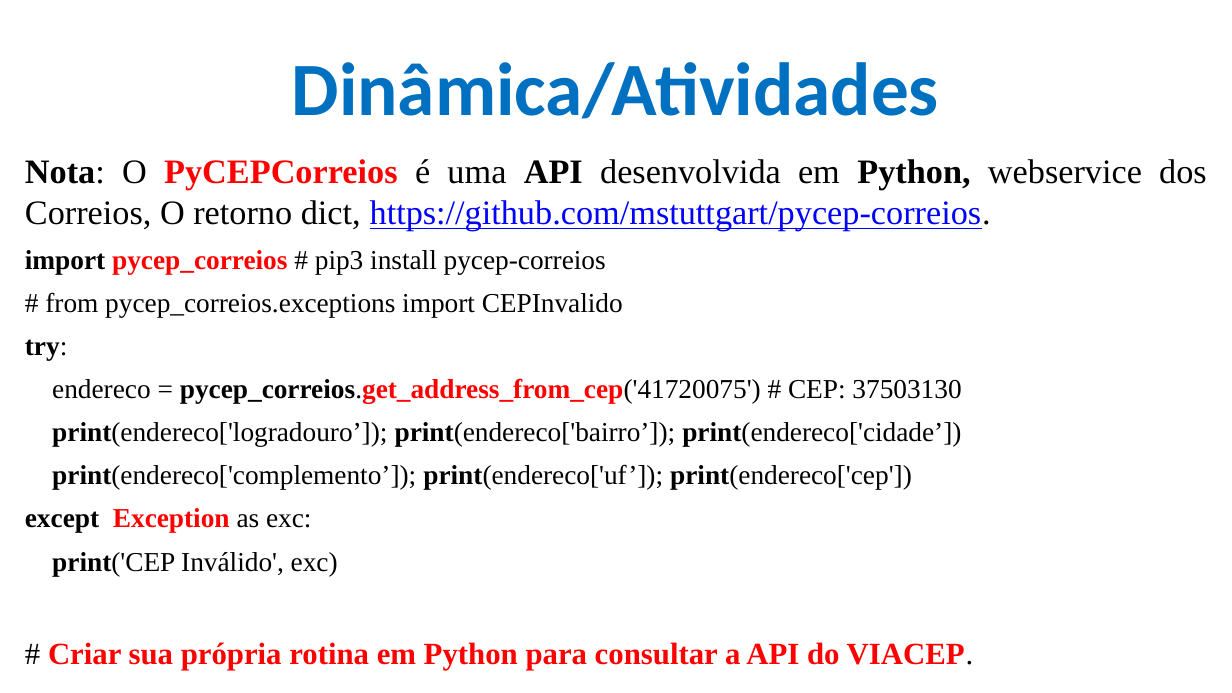
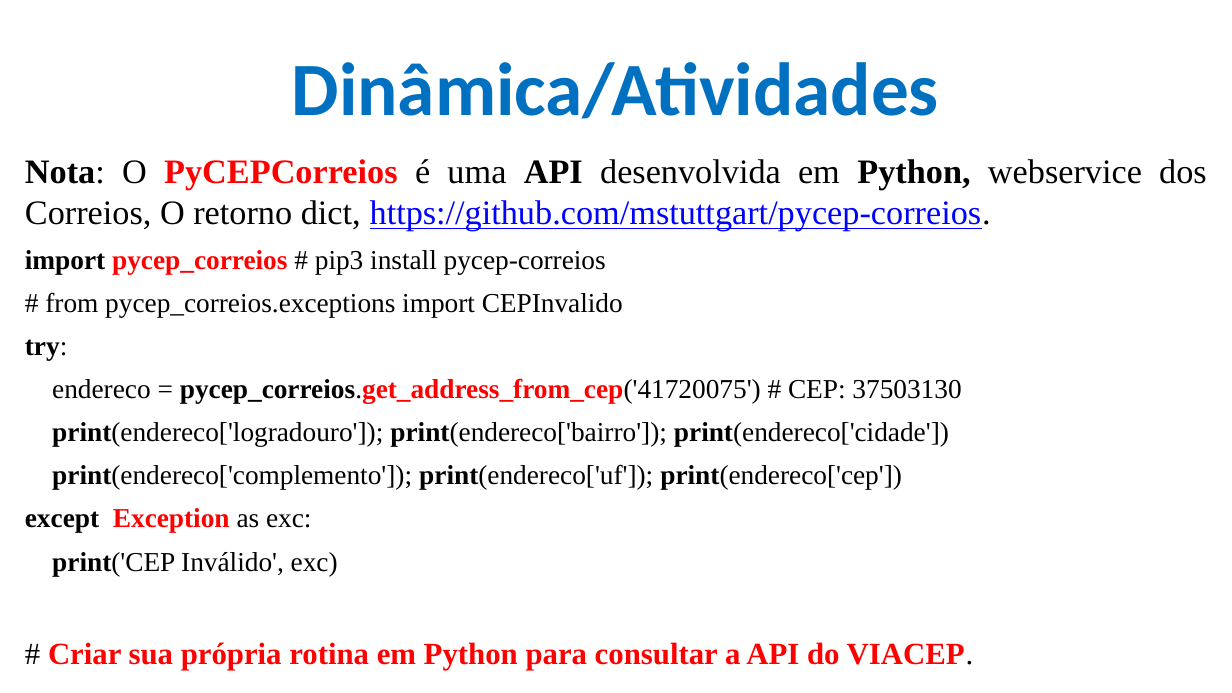
Before and after one commit to CloudEducationBrazil/WydenArea1AplicacaoCloudIndustria40Python, a slide deck: slide 21 of 01 Classes/Aula 07 - Aplicação Cloud Indústria 40 Python IoT Plataforma Outras Soluções.pptx. Drawn at 1232x693 pixels with LibreOffice and Linux fonts; fonts in the diff are those of the drawing; background and template pictures are left out. Boxes give left, top, right and bottom in pixels: in the first picture for what was removed or moved away, otherwise in the second. Text is boxed around its words. In the diff, an @@ line names an element or a change of style, - is before the commit and + after.

```diff
--- a/01 Classes/Aula 07 - Aplicação Cloud Indústria 40 Python IoT Plataforma Outras Soluções.pptx
+++ b/01 Classes/Aula 07 - Aplicação Cloud Indústria 40 Python IoT Plataforma Outras Soluções.pptx
@@ text at (52,422,949,489): text changed @@
-print(endereco['logradouro’]); print(endereco['bairro’]); print(endereco['cidade’])
-print(endereco['complemento’]); print(endereco['uf’]); print(endereco['cep'])
+print(endereco['logradouro']); print(endereco['bairro']); print(endereco['cidade'])
+print(endereco['complemento']); print(endereco['uf']); print(endereco['cep'])
```
Also in this commit, not shown: 1 other file.
